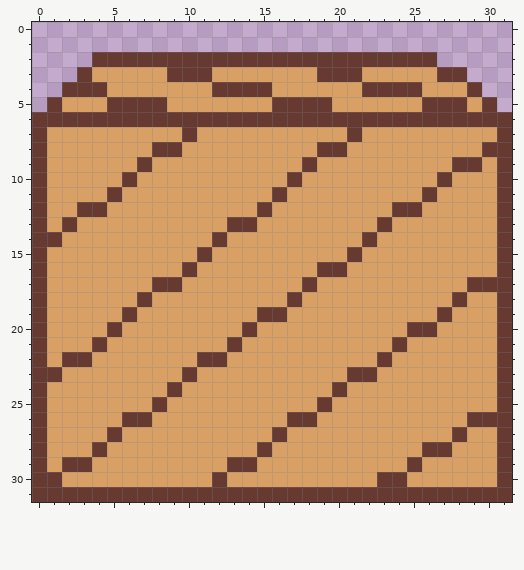
Pixel-art sprite, stored at assets/box.png. The picture above is the old version.
The file is 32x32 pixels.
New version:
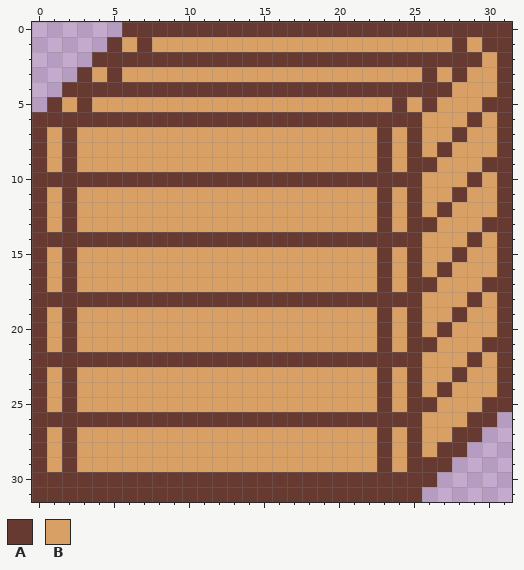
Palette (. is transparent): A #663931  B #d9a066
From the commit log: major box redo
Changes in this commit:
Colour A is added in row 0 at x 6 to 31; in row 1 at x 5, 7, 28 and 30 to 31; in row 2 at x 27 to 29 and 31; in rows 3 to 5 at x 31.
Colour A replaces colour B in row 3 at x 5 and 26; in row 4 at x 5 to 11, 16 to 21 and 26 to 27; in row 5 at x 3 and 24; in row 7 at x 2, 23, 25 and 28; in row 8 at x 2, 23, 25 and 27; in row 9 at x 2, 23, 25 to 26 and 30.
Colour A replaces colour B in row 10 at x 1 to 5, 7 to 16, 18 to 25 and 29; in row 11 at x 2, 23, 25 and 28; in row 12 at x 2, 23 and 27; in row 13 at x 25 to 26 and 30; in row 14 at x 2 to 11, 13 to 21, 23 to 25 and 29; in row 15 at x 2, 23, 25 and 28.
Colour A replaces colour B in row 16 at x 2, 23, 25 and 27; in row 17 at x 2, 23 and 25 to 26; in row 18 at x 1 to 6, 8 to 16, 18 to 25 and 29; in row 19 at x 2, 23, 25 and 28; in row 20 at x 2, 23 and 27; in row 21 at x 2, 23, 25 to 26 and 30.
Colour A replaces colour B in row 22 at x 1, 4 to 10, 13 to 22, 24 to 25 and 29; in row 23 at x 2, 23, 25 and 28; in row 24 at x 2, 23, 25 and 27; in row 25 at x 2, 23, 25 to 26 and 30; in row 26 at x 1 to 5, 8 to 16 and 19 to 25; in row 27 at x 2, 23, 25 and 29.
Colour A replaces colour B in row 28 at x 2, 23, 25 and 28; in row 29 at x 23 and 26 to 27; in row 30 at x 2 to 11, 13 to 22 and 25 to 26.
Colour B is added in row 1 at x 6, 8 to 27 and 29; in row 2 at x 30; in row 3 at x 29 to 30; in row 4 at x 30.
Colour B replaces colour A in row 3 at x 9 to 11, 19 to 21 and 27; in row 4 at x 29; in row 5 at x 5 to 8, 16 to 19 and 27 to 28; in row 6 at x 26 to 28 and 30; in row 7 at x 10 and 21; in row 8 at x 8 to 9, 19 to 20 and 30.
Colour B replaces colour A in row 9 at x 7, 18 and 28 to 29; in row 10 at x 27; in row 11 at x 5, 16 and 26; in row 12 at x 3 to 4, 15 and 24; in row 13 at x 13 to 14; in row 15 at x 11 and 21.
Colour B replaces colour A in row 16 at x 10 and 19 to 20; in row 17 at x 8 to 9, 18 and 29; in row 18 at x 28; in row 19 at x 6, 15 to 16 and 27; in row 20 at x 5, 14 and 26; in row 21 at x 4, 13 and 24.
Colour B replaces colour A in row 23 at x 1, 10 and 21 to 22; in row 24 at x 9 and 20; in row 25 at x 8 and 19; in row 27 at x 5 and 16; in row 28 at x 4, 15 and 26; in row 29 at x 3 and 13 to 14.
The author cleared colour A in rows 26 to 30 at x 31; in row 31 at x 26 to 31.
The author cleared colour B in row 27 at x 30; in row 28 at x 29 to 30; in row 29 at x 28 to 30; in row 30 at x 27 to 30.
Pixel boxes of the changes (left, top, right, bottom) in both pictures:
changed: (47, 22, 512, 502)
